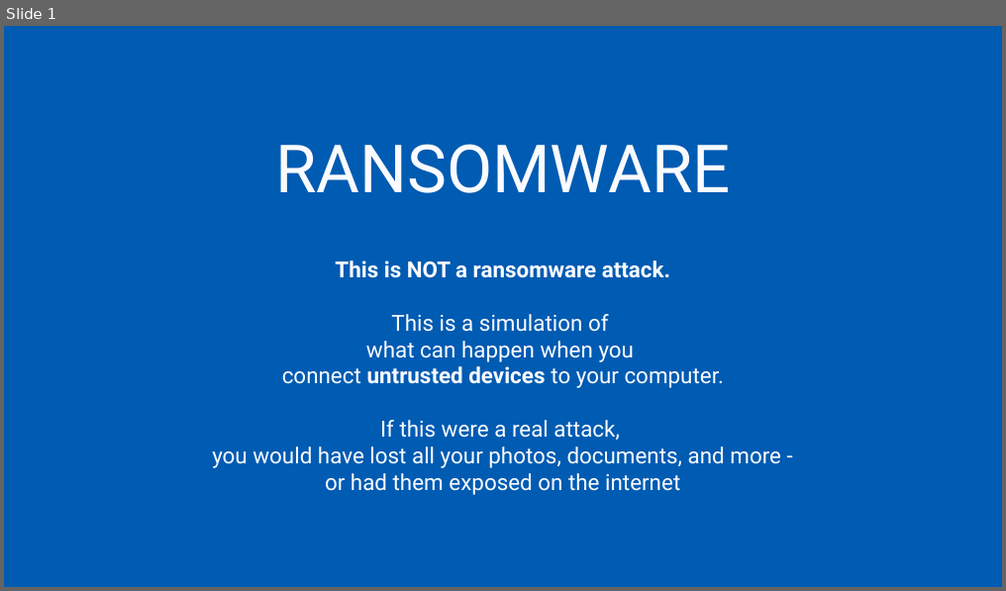
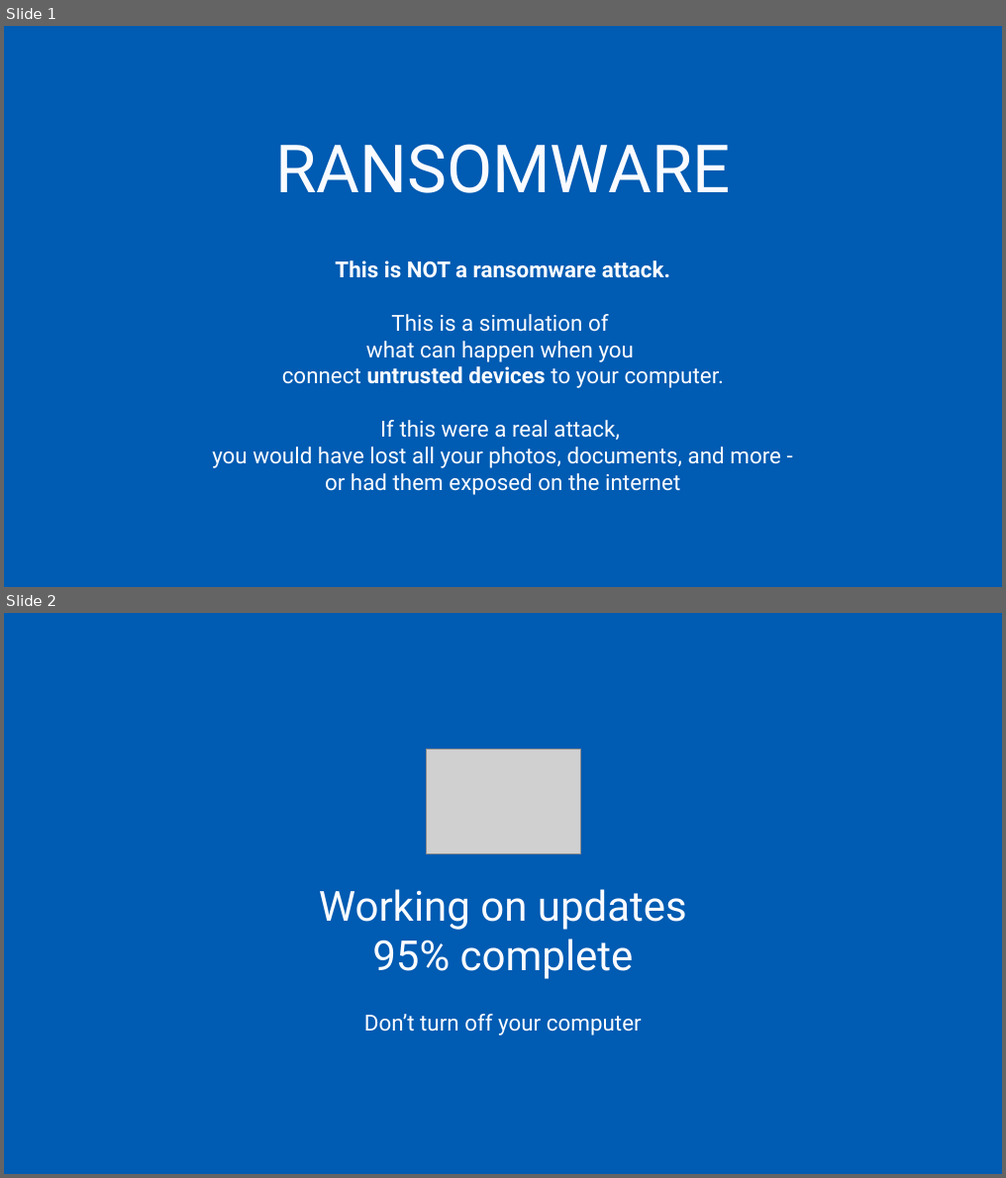
Before and after one commit to pedroaovieira/osint, a slide deck: duck/ransomware_image.pptx. Shown one above the other, each under a label of ours: slide 1 before the commit, slides 1 and 2 after it. The pictures are 1006x591 and 1006x1178 pixels, drawn with LibreOffice and Linux fonts; fonts in the diff are those of the drawing; grey boxes stand for pictures. Boxes give left, top, right and bottom in pixels: in the first picture for what was removed or moved away, otherwise in the second. Text is boxed around its words. In the diff, an @@ line names an element or a change of style, - is before the commit and + after.

```diff
--- a/duck/ransomware_image.pptx
+++ b/duck/ransomware_image.pptx
@@ slide 2 added at (x1=4, y1=613, x2=1002, y2=1174), background #005BB2 @@
@@ picture added at (x1=426, y1=750, x2=580, y2=854) @@
@@ text added at (x1=319, y1=889, x2=687, y2=979), 60 pt, text #FAFBFF @@
+Working on updates
+95% complete
@@ text added at (x1=364, y1=1014, x2=642, y2=1036), 32 pt, text #FAFBFF @@
+Don’t turn off your computer
```
Also in this commit, not shown: 1 other file.
